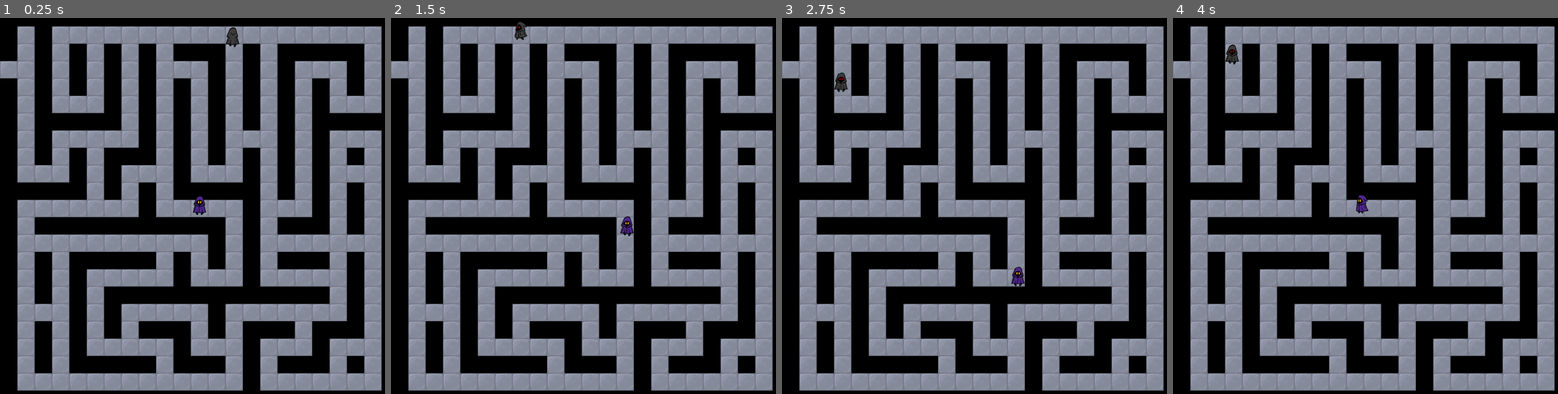
Above: before the commit, frames 1-4 (left to right).
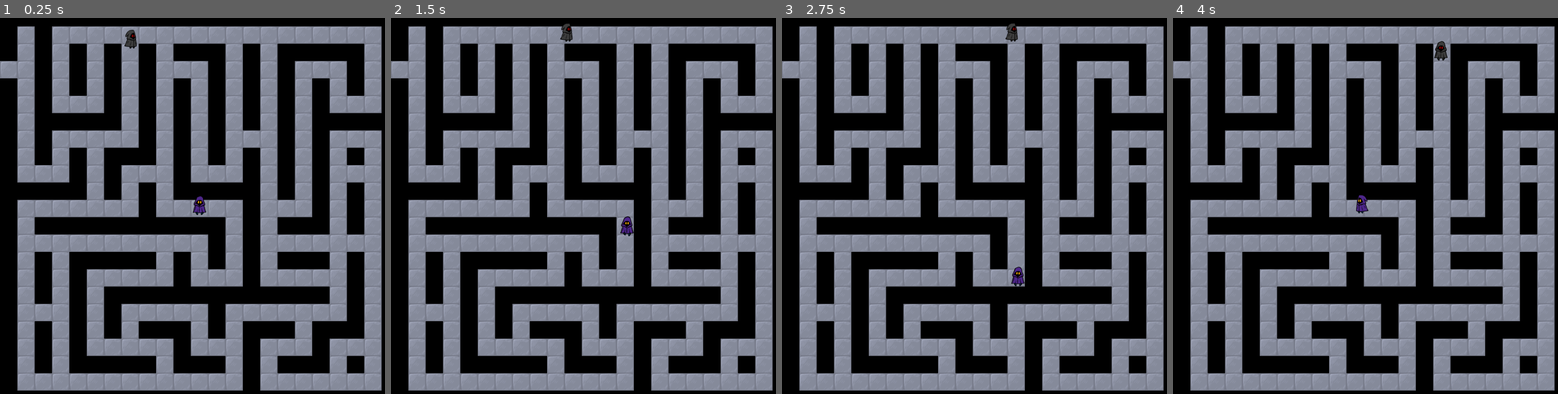
Above: after the commit, the same moments.

Repository: grotesquehead/01_maze
Game: Godot game, scene res://maze.tscn
Two runs of this game, one before a commit and one after it. Both use one fixed random seed, a clock stepped at 60 frames per second and the inputs below. Sound files missing from this copy of the repository are replaced by a short silence.
Inputs:
- Up to frame 1 (0.25 s): no input
- Up to frame 2 (1.5 s): hold D (move_right) 0.53-1.28 s; hold S (move_down) from 1.28 s (still down)
- Up to frame 3 (2.75 s): release S (move_down) at 2.03 s; hold D (move_right) from 2.03 s (still down)
- Up to frame 4 (4 s): release D (move_right) at 2.78 s; hold W (move_up) 2.78-3.53 s; hold A (move_left) from 3.53 s (still down)

The runs differ from the first frame. In frame 1, 0.3% of the frame differs, in the area x 32-63%, y 2-9%; in frame 2, 0.2%; in frame 3, 0.2%; in frame 4, 0.3%, in the area x 13-72%, y 6-13%.

Commit message:
Added A*

Diff:
--- a/src/enemy/enemy.gd
+++ b/src/enemy/enemy.gd
@@ -1,55 +1,224 @@
 extends Actor
 
 
-const SPEED = 240
+const SPEED = 100
 const SILENCE_DISTANCE = 1000
 const SILENCE = -30
-var direction = Vector2()
+
 var rng = RandomNumberGenerator.new()
 var player: CharacterBody2D = null
-
-
-func get_random_direction() -> Vector2i:
-	return [Vector2i.UP, Vector2i.LEFT, Vector2i.DOWN, Vector2i.RIGHT][randi() % 4]
+const DISTANCE_THRESHOLD = 300
+const CELL_SIZE = 40
+var path = null
+var direction = Vector2.ZERO
+var grid: Array = []
+var grid_size = null
+var tile_size = null
+
+class AStarNode:
+    var x: int
+    var y: int
+    var traversable: bool
+
+    func _init(x: int, y: int, traversable: bool) -> void:
+        self.x = x
+        self.y = y
+        self.traversable = traversable
+
+    func _to_string():
+        return "[" + str(self.x) + ", " + str(self.y) + "] - traversable: " + str(self.traversable) + "\n"
+
+    func as_vector(tile_size) -> Vector2:
+        return Vector2(((self.x + 1) * tile_size), ((self.y + 1) * tile_size))
+
+    func as_centered_vector(tile_size) -> Vector2:
+        var v = self.as_vector(tile_size)
+        return Vector2(v[0] + (tile_size / 2), v[1] + (tile_size / 2))
+
+
+
+func populate_grid_with_nodes(tilemap: TileMap, grid_size: Vector2) -> Array:
+
+    for y in range(grid_size.y):
+        var row: Array = []
+
+        for x in range(grid_size.x):
+            var cell_coords = Vector2(x, y)
+
+            # Check if there's a tile at this position
+            var tile_id = tilemap.get_cell_tile_data(0, cell_coords)
+
+            # If tile_id is -1, the cell is empty (i.e., traversable)
+            var is_traversable = (tile_id == null)
+
+            # Create a Node and add it to the row
+            var node = AStarNode.new(x, y, is_traversable)
+            row.append(node)
+
+        # Add the row to the grid
+        grid.append(row)
+
+    return grid
 
 
 func control_laugh():
-	if player != null:
-		var distance = player.position.distance_to(self.position)
-
-		# Clamp the distance to be within [0, SILENCE_DISTANCE]
-		distance = clamp(distance, 0, SILENCE_DISTANCE)
-
-		# Calculate the ratio of the current distance to the SILENCE_DISTANCE
-		var ratio = distance / SILENCE_DISTANCE
-		# Linearly interpolate the volume from -100 to 0 based on the ratio
-		var volume = lerp(0, SILENCE, ratio)
-
-		$AudioStreamPlayer2D.volume_db = volume
-
-
-func _process(_delta):
-	var current_position = position
-	control_laugh()
-	velocity = direction * SPEED
-	move_and_slide()
-	if current_position == position:
-		direction = get_random_direction()
-	set_animation(velocity)
-
-
-func _ready():
-	direction = get_random_direction()
-	$AudioStreamPlayer2D.play()
-	player = get_tree().get_nodes_in_group("player")[0]
-
-
-func _on_bounce_zone_body_entered(_body):
-	var current_direction = direction
-	while current_direction == direction:
-		direction = get_random_direction()
-
-
-func _on_audio_stream_player_2d_finished():
-	$AudioStreamPlayer2D.stream_paused = false
-	$AudioStreamPlayer2D.play()
+    if player != null:
+        var distance = player.position.distance_to(self.position)
+
+        # Clamp the distance to be within [0, SILENCE_DISTANCE]
+        distance = clamp(distance, 0, SILENCE_DISTANCE)
+
+        # Calculate the ratio of the current distance to the SILENCE_DISTANCE
+        var ratio = distance / SILENCE_DISTANCE
+        # Linearly interpolate the volume from -100 to 0 based on the ratio
+        var volume = lerp(0, SILENCE, ratio)
+
+        $AudioStreamPlayer2D.volume_db = volume
+
+func random_destination() -> AStarNode:
+    var d = null
+    while d == null or not d.traversable:
+        d = grid[randi() % grid.size()][randi() % grid[0].size()]
+    return d
+
+func _process(delta):
+    control_laugh()
+
+    if path:
+        direction = (path.front().as_centered_vector(tile_size) - position).normalized()
+
+    if player == null or not path:
+        return
+
+    var distance_player = position.distance_to(player.position)
+    var distance_destination = position.distance_to(path.front().as_vector(tile_size))
+
+    var player_node = get_node_at_index(player.position)
+    var enemy_node = get_node_at_index(position)
+
+    if distance_player < DISTANCE_THRESHOLD and player_node != path[-1]:
+        print("player")
+        path = a_star(enemy_node, player_node, grid)
+    elif enemy_node == path.front():
+        if path.size() > 1:
+            print("pop")
+            path.pop_front()
+        else:
+            print("newe")
+            path = a_star(enemy_node, random_destination(), grid)
+
+
+    velocity = direction * SPEED
+
+    move_and_slide()
+
+    set_animation(velocity)
+
+
+func heuristic(a, b) -> float:
+    return abs(a.x - b.x) + abs(a.y - b.y)
+
+func a_star(start, goal, grid) -> Array:
+    var open_set = [start]
+    var came_from = {}
+    var g_score = {}
+    var f_score = {}
+
+    for y in grid.size():
+        for x in grid[y].size():
+            g_score[grid[y][x]] = INF
+            f_score[grid[y][x]] = INF
+
+    g_score[start] = 0
+    f_score[start] = heuristic(start, goal)
+
+    while open_set.size() > 0:
+        var current = open_set[0]
+        for node in open_set:
+            if f_score[node] < f_score[current]:
+                current = node
+
+        if current == goal:
+            var path = []
+            var temp = current
+            while temp in came_from:
+                path.append(temp)
+                temp = came_from[temp]
+            path.reverse()
+            return path
+
+        open_set.erase(current)
+
+        for neighbor in get_neighbors(current, grid):
+            var tentative_g_score = g_score[current] + 1
+            if tentative_g_score < g_score[neighbor]:
+                came_from[neighbor] = current
+                g_score[neighbor] = tentative_g_score
+                f_score[neighbor] = g_score[neighbor] + heuristic(neighbor, goal)
+                if neighbor not in open_set:
+                    open_set.append(neighbor)
+
+    return []
+
+func get_neighbors(node: AStarNode, grid: Array) -> Array:
+    var neighbors = []
+    var x = node.x
+    var y = node.y
+
+    # Check East
+    if x + 1 < grid[y].size():
+        var east_neighbor = grid[y][x + 1]
+        if east_neighbor.traversable:
+            neighbors.append(east_neighbor)
+
+    # Check South
+    if y + 1 < grid.size():
+        var south_neighbor = grid[y + 1][x]
+        if south_neighbor.traversable:
+            neighbors.append(south_neighbor)
+
+    # Check West
+    if x - 1 >= 0:
+        var west_neighbor = grid[y][x - 1]
+        if west_neighbor.traversable:
+            neighbors.append(west_neighbor)
+
+    # Check North
+    if y - 1 >= 0:
+        var north_neighbor = grid[y - 1][x]
+        if north_neighbor.traversable:
+            neighbors.append(north_neighbor)
+
+    return neighbors
+
+func get_node_at_index(location: Vector2i) -> AStarNode:
+    return grid[int( location.y / tile_size ) - 1][int(location.x / tile_size) - 1]
+
+func post_ready():
+    var p = get_tree().get_nodes_in_group("maze")[0]
+    player = get_tree().get_nodes_in_group("player")[0]
+    var tilemap = p.find_child("TileMap")
+    tile_size = tilemap.tile_set.tile_size.x
+    grid_size = Vector2((p.grid_size * p.cell_size) - 1, (p.grid_size * p.cell_size) - 1)  # Replace with your actual grid size
+    populate_grid_with_nodes(tilemap, grid_size)
+    print(position)
+    path = a_star(get_node_at_index(position), random_destination(), grid)
+    print(path)
+
+
+
+#    grid = get_parent().grid
+#    direction = get_random_direction()
+#    $AudioStreamPlayer2D.play()
+#    player = get_tree().get_nodes_in_group("player")[0]
+
+
+#func _on_bounce_zone_body_entered(_body):
+#    var current_direction = direction
+#    while current_direction == direction:
+#        direction = get_random_direction()
+#
+#
+#func _on_audio_stream_player_2d_finished():
+#    $AudioStreamPlayer2D.stream_paused = false
+#    $AudioStreamPlayer2D.play()
--- a/src/enemy/enemy.tscn
+++ b/src/enemy/enemy.tscn
@@ -6,9 +6,6 @@
 
 [sub_resource type="CircleShape2D" id="CircleShape2D_qm6t4"]
 radius = 16.0
-
-[sub_resource type="CircleShape2D" id="CircleShape2D_cbkkd"]
-radius = 18.0
 
 [sub_resource type="Animation" id="Animation_r7l5o"]
 resource_name = "idle_down"
@@ -230,11 +227,6 @@
 shape = SubResource("CircleShape2D_qm6t4")
 debug_color = Color(0.972549, 0, 0.439216, 0.419608)
 
-[node name="BounceZone" type="Area2D" parent="."]
-
-[node name="CollisionShape2D" type="CollisionShape2D" parent="BounceZone"]
-shape = SubResource("CircleShape2D_cbkkd")
-
 [node name="AudioStreamPlayer2D" type="AudioStreamPlayer2D" parent="."]
 stream = ExtResource("3_3ykhm")
 
@@ -250,5 +242,4 @@
 parameters/idle/blend_position = Vector2(0, 1)
 parameters/walk/blend_position = Vector2(0, 1)
 
-[connection signal="body_entered" from="BounceZone" to="." method="_on_bounce_zone_body_entered"]
 [connection signal="finished" from="AudioStreamPlayer2D" to="." method="_on_audio_stream_player_2d_finished"]
--- a/src/maze.tscn
+++ b/src/maze.tscn
@@ -188,7 +188,7 @@
 fill = 1
 fill_from = Vector2(0.5, 0.5)
 
-[node name="Maze" type="Node2D"]
+[node name="Maze" type="Node2D" groups=["maze"]]
 script = ExtResource("1_4lfwu")
 
 [node name="CanvasModulate" type="CanvasModulate" parent="."]
--- a/src/player/player.gd
+++ b/src/player/player.gd
@@ -14,31 +14,31 @@
 
 
 func _ready():
-	timer.wait_time = randf_range(BLINK_INTERVAL_MIN, BLINK_INTERVAL_MAX)
-	timer.start()
+    timer.wait_time = randf_range(BLINK_INTERVAL_MIN, BLINK_INTERVAL_MAX)
+    timer.start()
 
 
 func _physics_process(_delta):
-	var input_direction = get_input_direction()
-	if input_direction:
-		velocity = input_direction * SPEED
-	else:
-		velocity = Vector2.ZERO
-	move_and_slide()
-	set_animation(velocity)
+    var input_direction = get_input_direction()
+    if input_direction:
+        velocity = input_direction * SPEED
+    else:
+        velocity = Vector2.ZERO
+    move_and_slide()
+    set_animation(velocity)
 
 
 func get_input_direction() -> Vector2:
-	var input_direction_x = Input.get_axis("move_left", "move_right")
-	var input_direction_y = Input.get_axis("move_up", "move_down")
-	return Vector2(input_direction_x, input_direction_y)
+    var input_direction_x = Input.get_axis("move_left", "move_right")
+    var input_direction_y = Input.get_axis("move_up", "move_down")
+    return Vector2(input_direction_x, input_direction_y)
 
 
 func _on_timer_timeout():
-	if sprite.texture == sprite_blink:
-		sprite.texture = sprite_base
-		timer.wait_time = randf_range(BLINK_INTERVAL_MIN, BLINK_INTERVAL_MAX)
-	else:
-		sprite.texture = sprite_blink
-		timer.wait_time = BLINK_DURATION
-	timer.start()
+    if sprite.texture == sprite_blink:
+        sprite.texture = sprite_base
+        timer.wait_time = randf_range(BLINK_INTERVAL_MIN, BLINK_INTERVAL_MAX)
+    else:
+        sprite.texture = sprite_blink
+        timer.wait_time = BLINK_DURATION
+    timer.start()
--- a/src/scripts/maze.gd
+++ b/src/scripts/maze.gd
@@ -121,7 +121,6 @@
 
 
 
-                print(possible_walls_to_remove)
                 # Randomly select a wall to remove
                 if possible_walls_to_remove.size() > 0:
                     var wall_to_remove = possible_walls_to_remove[randi() % possible_walls_to_remove.size()]
@@ -185,22 +184,22 @@
             moving_in = true
 
 func spawn_random_enemy():
-    var location = Vector2i(randi() % grid.size(), randi() % grid.size())
-    var node = grid[location.y][location.x]
-
-    # Check if the selected grid location is an open path
-    if not node.east_path and not node.south_path:
-        spawn_random_enemy()
-        return
+    var tile_id = "A Value lololol"
+    var location
+    while tile_id != null:
+        location = Vector2i(randi() % grid.size(), randi() % grid.size())
+        tile_id = $TileMap.get_cell_tile_data(0, location)
 
     # Calculate the real-world position based on the grid location and cell size
-    var real_world_x = (location.x * cell_size + cell_size / 2) * $TileMap.tile_set.tile_size.x
-    var real_world_y = (location.y * cell_size + cell_size / 2) * $TileMap.tile_set.tile_size.y
+    var real_world_x = ((location.x + 1) * $TileMap.tile_set.tile_size.x) + ($TileMap.tile_set.tile_size.x / 2)
+    var real_world_y = ((location.y + 1) * $TileMap.tile_set.tile_size.y) + ($TileMap.tile_set.tile_size.y / 2)
+
     var real_world = Vector2(real_world_x, real_world_y)
 
     var instance = enemy.instantiate()
     add_child(instance)
     instance.position = real_world
+    instance.post_ready()
 
 
 func remove_wall_exit():
Not shown: 1 places in src/enemy/enemy.tscn that only renumber resources
